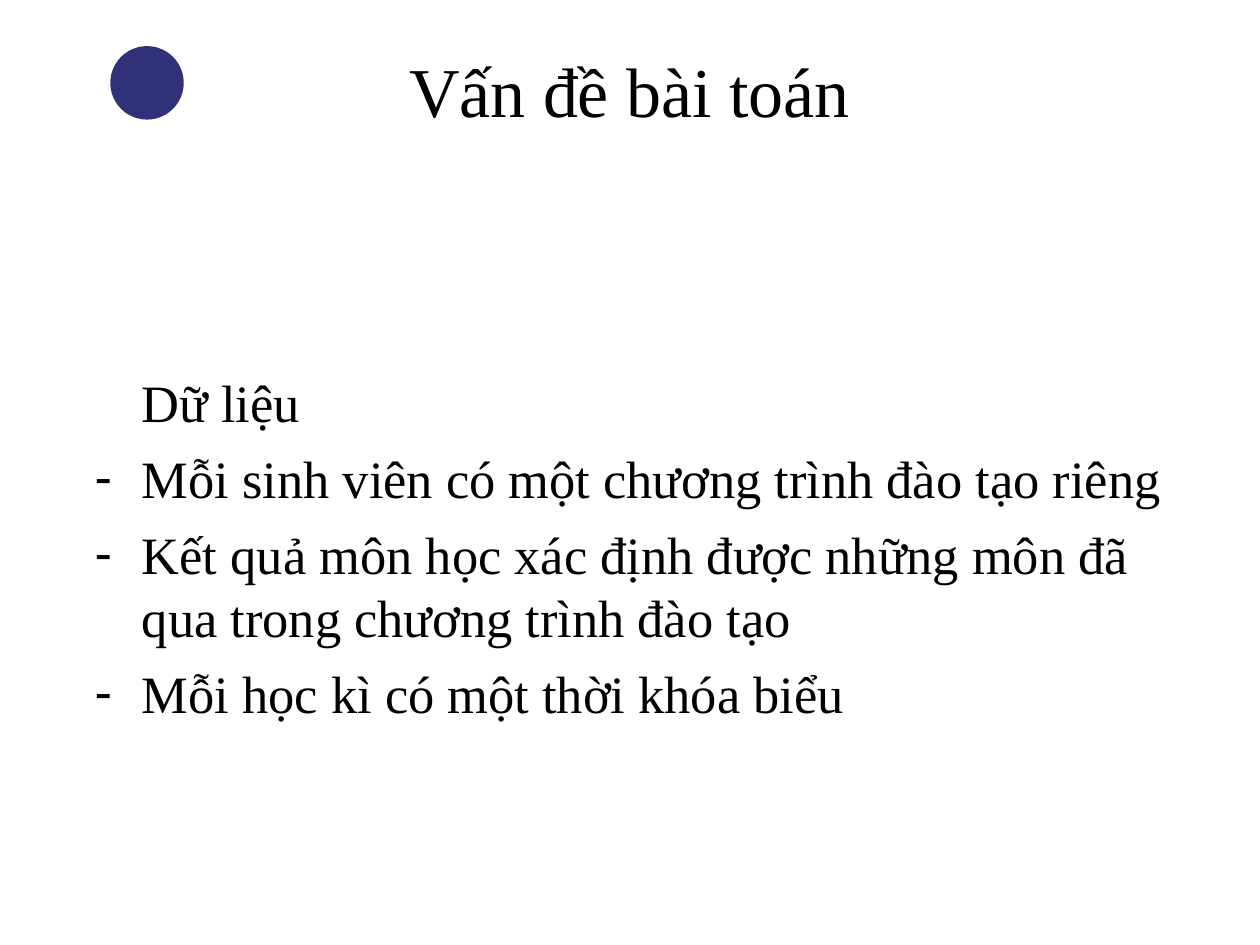
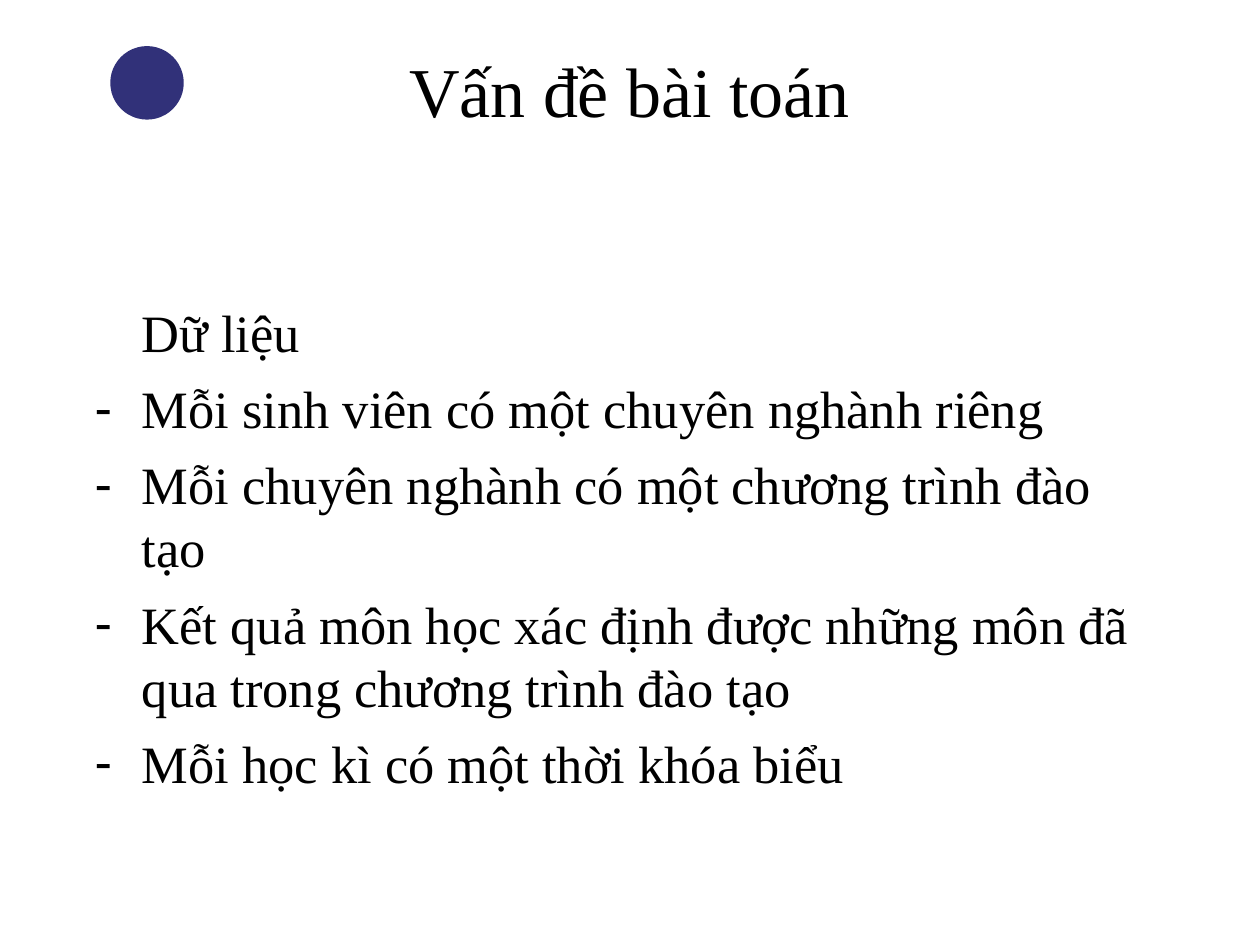
Before and after one commit to thandang/thesis-final, a slide deck: slide 11 of Reports/Slide bao cao.ppt (slide 12 before the commit). Drawn at 1260x945 pixels with LibreOffice and Linux fonts; fonts in the diff are those of the drawing; background and template pictures are left out. Boxes give left, top, right and bottom in pixels: in the first picture for what was removed or moved away, otherwise in the second. Text is boxed around its words. In the diff, an @@ line names an element or a change of style, - is before the commit and + after.

```diff
--- a/Reports/Slide bao cao.ppt
+++ b/Reports/Slide bao cao.ppt
@@ text at [142, 389, 1091, 576]: text changed @@
-– Mỗi sinh viên có một chương trình đào tạo riêng
+– Mỗi sinh viên có một chuyên nghành riêng
+– Mỗi chuyên nghành có một chương trình đào tạo
```
Also in this commit, not shown: 6 other slides changed, 1 slide added, 2 slides removed.
